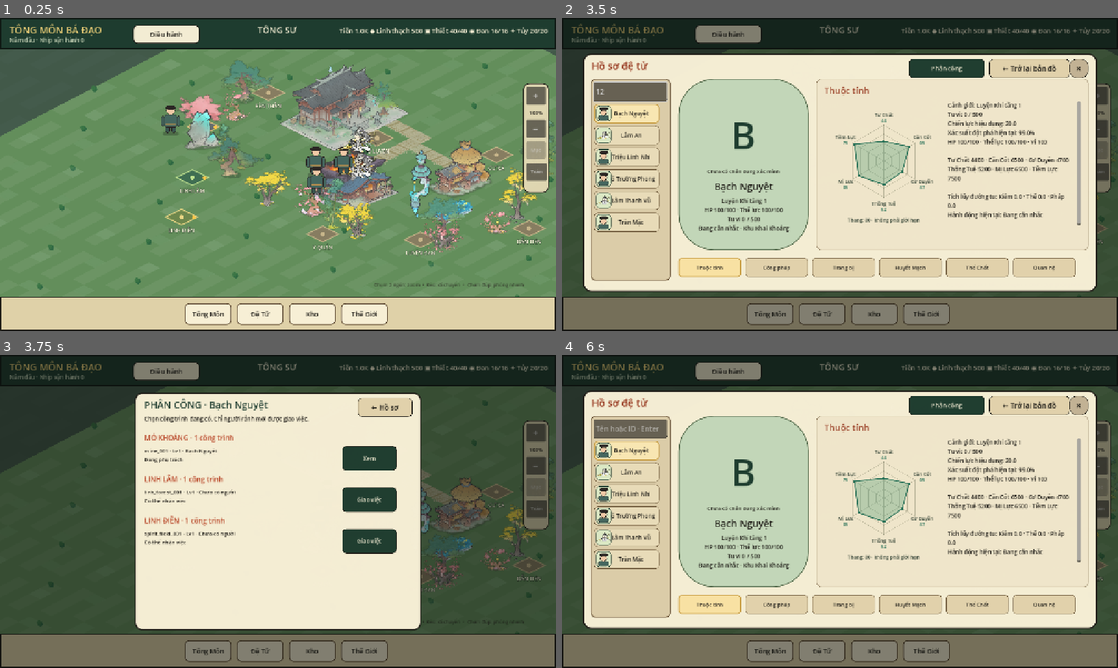
Above: before the commit, frames 1-4 (two rows, left to right).
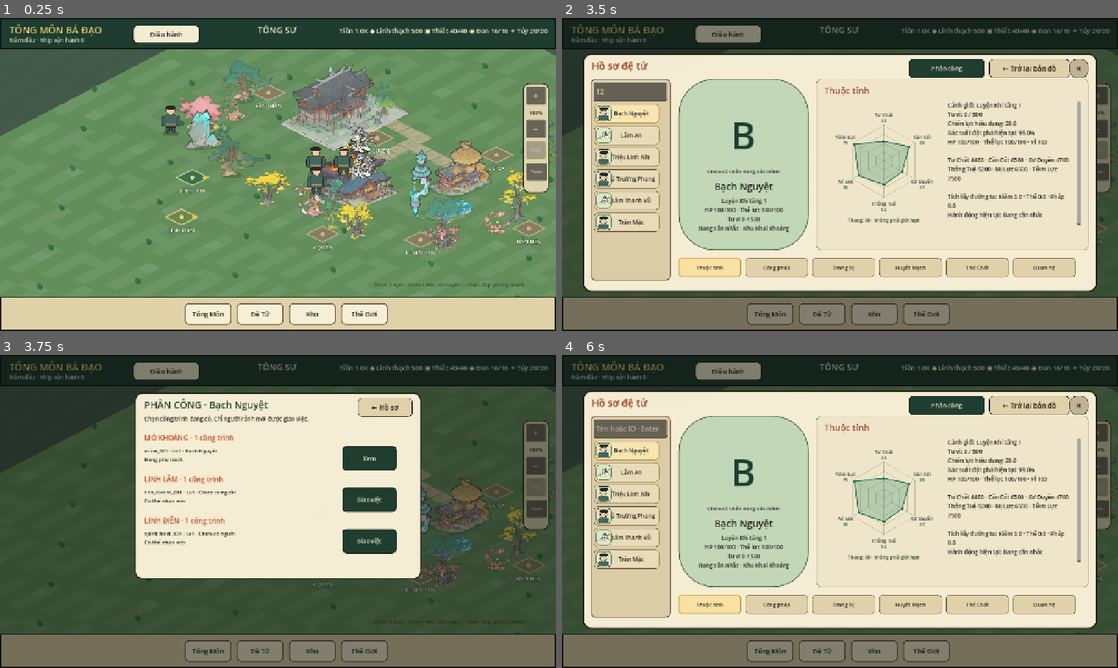
Above: after the commit, the same moments.

Repository: vuanhtuan161094-byte/TongMonBaDao
Game: Godot game, scene res://scenes/p3/p3_2_landscape_sect.tscn
The game is run twice, just before and just after one commit, with the same random seed, the same clock (stepped at 60 frames per second) and the same inputs.
Inputs (mouse positions are in pixels of both pictures, inside the frame that each line leads up to):
- Up to frame 1 (0.25 s): no input
- Up to frame 2 (3.5 s): click (739, 115) at 0.52 s; click "Tông Môn" at 1.25 s; click "Đệ Tử" at 2 s; click (628, 93) at 2.77 s; type "12" at 2.85 s
- Up to frame 3 (3.75 s): click "Phân công" at 3.5 s
- Up to frame 4 (6 s): click "Kho" at 4.25 s; click "Thế Giới" at 5 s; click "← Hồ sơ" at 5.75 s

Frames 1-2 are identical in both runs. In frame 3, 8.6% of the frame differs, in the area x 24-76%, y 69-88%; in frame 4, nothing differs.

Commit message:
style(G1.5): avoid half-empty assignment modal with instance-count height [skip ci]

Diff:
--- a/godot/src/presentation/p3_2_landscape_sect.gd
+++ b/godot/src/presentation/p3_2_landscape_sect.gd
@@ -4150,6 +4150,11 @@
         empty.text = "Chưa có Mỏ / Linh Lâm / Linh Điền. Không thể phân công."
         empty.autowrap_mode = TextServer.AUTOWRAP_WORD_SMART
         rows.add_child(empty)
+    # Three buildings should not leave half the 1280x720 game covered by
+    # an empty dialog; many buildings still scroll inside the max height.
+    var compact_height := clampf(180.0 + float(count)*83.0,420.0,546.0)
+    panel.size.y = compact_height
+    scroll.size.y = compact_height-scroll.position.y-18.0
 
 func _can_cancel_queued_assignment_command(disciple: DiscipleState) -> bool:
     if disciple == null or disciple.direct_command.is_empty():
